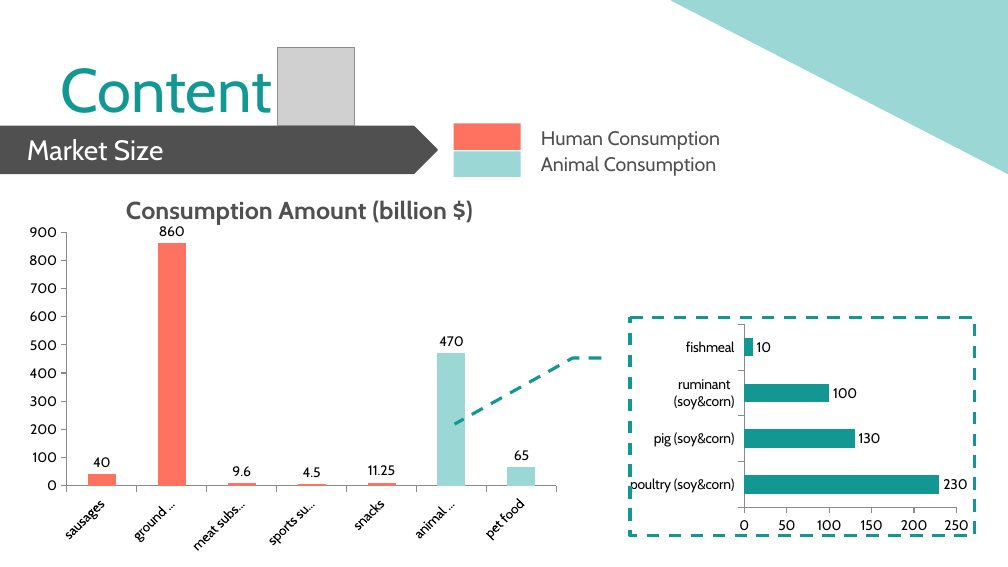
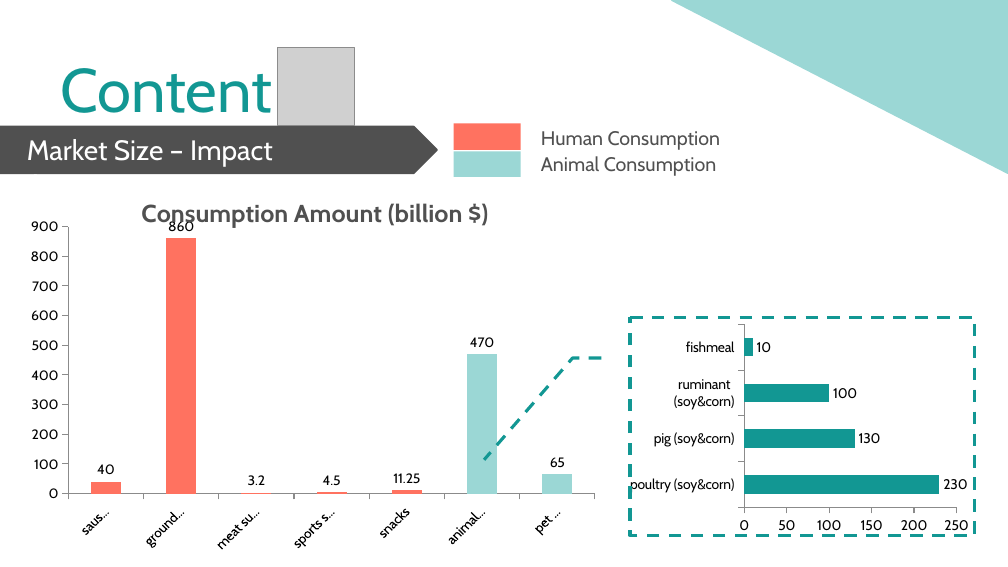
Before and after one commit to MFloru/Bacchus-R1, a slide deck: slide 8 of Logo-powerpoint/3rd presentation (revised).pptx. Drawn at 1008x567 pixels with LibreOffice and Linux fonts; fonts in the diff are those of the drawing; grey boxes stand for pictures. Boxes give left, top, right and bottom in pixels: in the first picture for what was removed or moved away, otherwise in the second. Text is boxed around its words. In the diff, an @@ line names an element or a change of style, - is before the commit and + after.

```diff
--- a/Logo-powerpoint/3rd presentation (revised).pptx
+++ b/Logo-powerpoint/3rd presentation (revised).pptx
@@ text at bbox=[27, 139, 273, 174]: text changed @@
-Market Size
+Market Size – Impact Assessment
@@ column chart at bbox=[17, 181, 614, 552] @@
@@ Series 1, meat subsitutes: 9.6 to 3.2 @@
@@ plot area changed @@
@@ column chart: place and size @@
-column chart at bbox=[19, 182, 574, 553]
+column chart at bbox=[17, 181, 614, 552]
```
Also in this commit, not shown: 5 other slides changed, 3 slides added, 1 other file.
